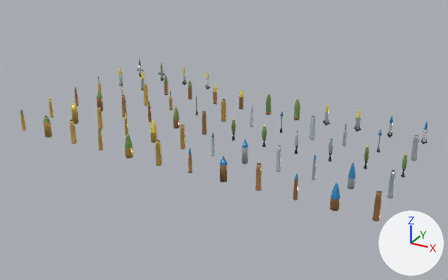
Renders of the Blender file source/blender/ammunition-library.blend from each side of a commit.
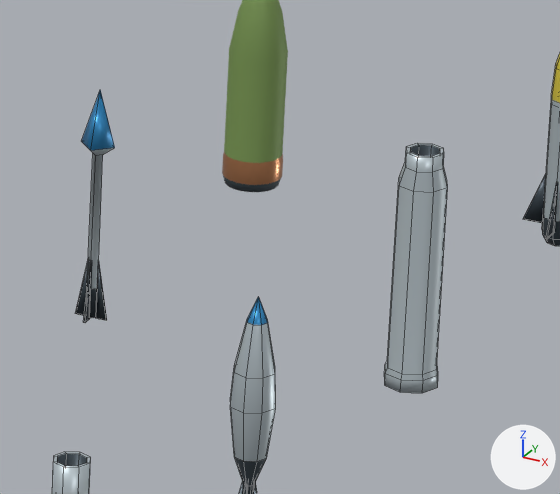
The first picture shows the older version from a 50 mm camera at (19.45, -17.51, 10.36) aimed at (7.7, 3.86, -0.32). The close-ups show the older and then the newer version on the part from 61% to 73% of the width and 36% to 53% of the height of that picture. Only the edits that show in the close-ups are written down. Lighting does not change. The marker at lower right points along +X, +Y and +Z. The close-ups show mesh edges as thin lines.

Objects in the first close-up: 'AMMO_MESH.020', 'AMMO_MESH.032', 'AMMO_MESH.043', 'AMMO_MESH.044', 'AMMO_MESH.055', 'AMMO_MESH.056'.
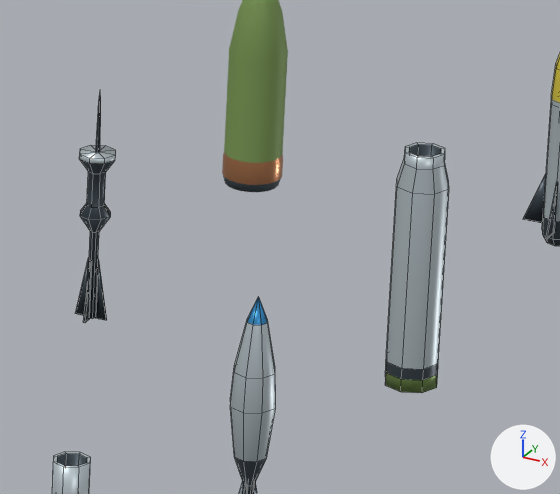
ob_root_044 is not drawn itself; it is the parent of ob_ammo_mesh_044, ob_tip_socket_044.

What changed in the scene script:
```text
Change me_ordnance_body_043:
    used by ob_ammo_mesh_043; parent = ob_root_043; location = (0.0, 0.0, 0.0)
    remove me_ordnance_body_043.from_pydata(...)  # 41 vertices, 37 faces; spans x -0.053..0.053, y -0.714..0.0, z -0.053..0.053
    add me_ordnance_body_043.from_pydata(...)  # 97 vertices, 93 faces; spans x -0.056..0.056, y -0.714..0.0, z -0.056..0.056
    me_ordnance_body_043 part 1: 12 vertices removed from x -0.053..0.053, y -0.543..-0.093, z -0.053..0.053; 68 vertices added at x -0.056..0.056, y -0.677..0.0, z -0.056..0.056
Change me_ordnance_body_044:
    used by ob_ammo_mesh_044; parent = ob_root_044; location = (0.0, 0.0, 0.0)
    remove me_ordnance_body_044.from_pydata(...)  # 65 vertices, 65 faces; spans x -0.078..0.078, y -0.683..0.0, z -0.078..0.078
    add me_ordnance_body_044.from_pydata(...)  # 65 vertices, 65 faces; spans x -0.073..0.073, y -0.661..0.0, z -0.073..0.073
    me_ordnance_body_044 part 2: 64 of 65 vertices moved; they spanned x -0.078..0.078, y -0.683..0.0, z -0.078..0.078 and now span x -0.073..0.073, y -0.661..0.0, z -0.073..0.073; mean shift (0.0, 0.007, 0.0); largest move (0.05, -0.588, 0.05) -> (0.052, -0.567, 0.052)
    me_ordnance_body_044 part 3: 9 faces centred in x -0.067..0.067, y -0.018..0.0, z -0.067..0.067 are repainted in the vertex colours; the middle colour goes from light grey #c5d1d7 to green #7c9955
    me_ordnance_body_044 part 4: 8 faces centred in x -0.064..0.064, y -0.045, z -0.064..0.064 are repainted in the vertex colours; the middle colour goes from light grey #c5d1d7 to greyish blue #424d55
Change ob_root_044:
    ob_root_044.scale: (1.47, 1.47, 1.47) -> (1.51, 1.51, 1.51)
```

What differs and where, as boxes [x1, y1, x2, y2] in the close-ups (560 x 494 px; the box of a moved part takes in the faces that stretch with it):
'AMMO_MESH.044', reshaped, recoloured, rescaled
    before: [384, 143, 448, 393]
    after: [385, 143, 449, 393]
'AMMO_MESH.043', reshaped
    before: [76, 90, 115, 323]
    after: [76, 93, 116, 323]
part 1 of me_ordnance_body_043, reshaped
    before: [81, 90, 115, 318]
    after: [79, 93, 116, 319]
part 2 of me_ordnance_body_044, moved or reshaped
    before: [384, 143, 448, 393]
    after: [385, 143, 449, 393]
part 3 of me_ordnance_body_044, recoloured (light grey to green)
    both: [385, 373, 438, 393]
part 4 of me_ordnance_body_044, recoloured (darker)
    before: [385, 362, 438, 381]
    after: [386, 355, 438, 380]
